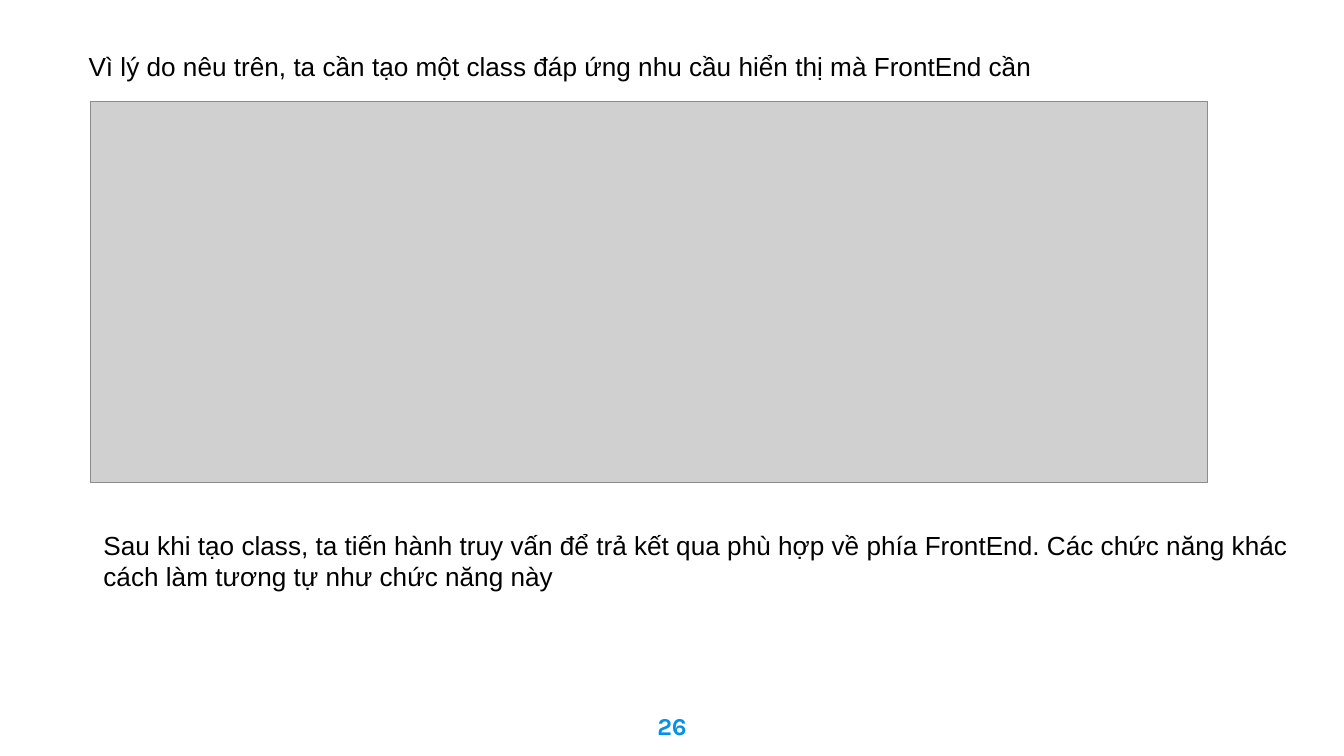
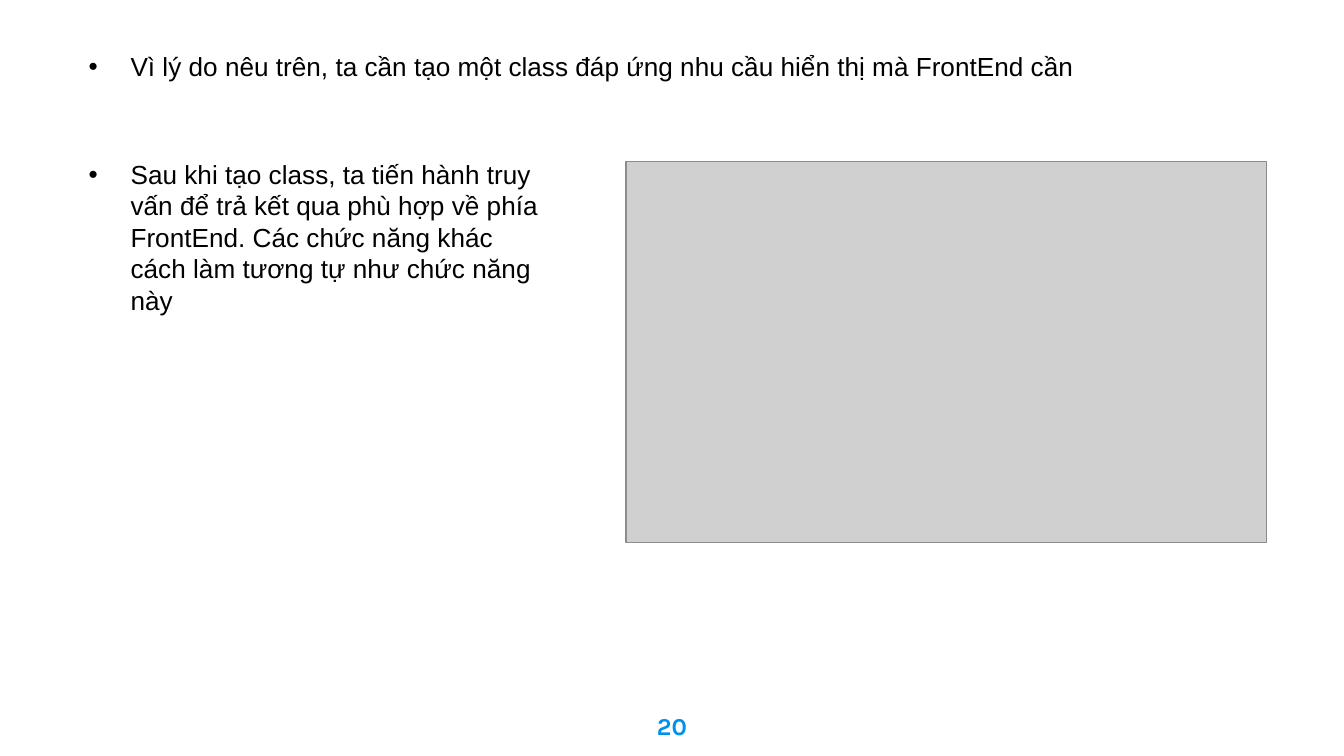
Before and after one commit to haitran2000/Ecommerce-Fashion-Website, a slide deck: slide 20 of Do An Tot Nghiep.pptx (slide 26 before the commit). Drawn at 1344x756 pixels with LibreOffice and Linux fonts; fonts in the diff are those of the drawing; grey boxes stand for pictures; background and template pictures are left out. Boxes give left, top, right and bottom in pixels: in the first picture for what was removed or moved away, otherwise in the second. Text is boxed around its words. In the diff, an @@ line names an element or a change of style, - is before the commit and + after.

```diff
--- a/Do An Tot Nghiep.pptx
+++ b/Do An Tot Nghiep.pptx
@@ text "Vì lý do nêu trên, ..." at [131,55,1073,82]: bullet none to • @@
@@ text "Sau khi tạo class, ta ..." at [131,164,538,315]: bullet none to • @@
@@ text "Sau khi tạo class, ta ...": place and size @@
-text "Sau khi tạo class, ta ..." at [103,534,1287,592]
+text "Sau khi tạo class, ta ..." at [131,164,538,315]
@@ picture: place and size @@
-picture at [90,102,1207,484]
+picture at [626,161,1266,543]
@@ page number at [657,719,687,736]: text changed @@
-26
+20
```
Also in this commit, not shown: 23 other slides changed, 4 slides added, 6 slides removed.
